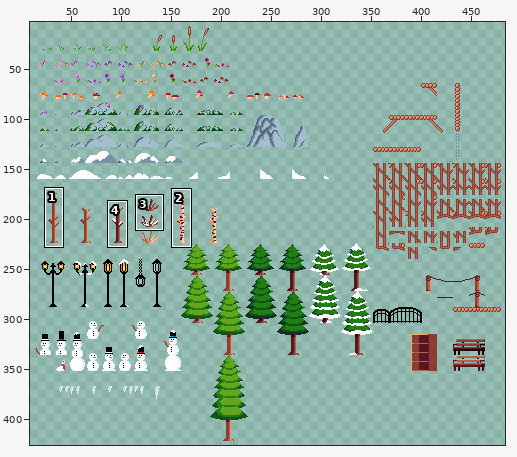
Sprite sheet, stored at Goose with a Scarf/sprites/sprTilesDeco16/layers/e3e90a35-e177-4fa3-9686-92c172d5dfba/3d8272e3-26b5-49f2-a746-c5b7457d81c9.png. The first picture is a wide view before the edit; the outline marks the close-up.
Close-up. As it was:
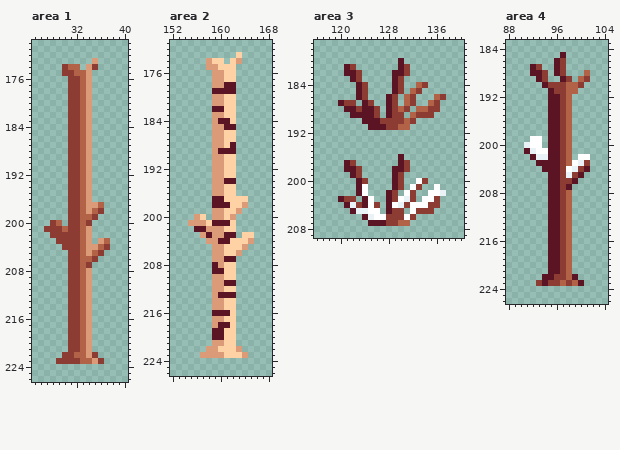
The file is 496x496 pixels. Shown: area 1: x 25..40, y 170..226; area 2: x 152..168, y 171..226; area 3: x 116..140, y 177..209; area 4: x 88..104, y 183..226. The wide view leaves out empty margins. The commit also changed other parts of the picture, which this record leaves out.
After the commit:
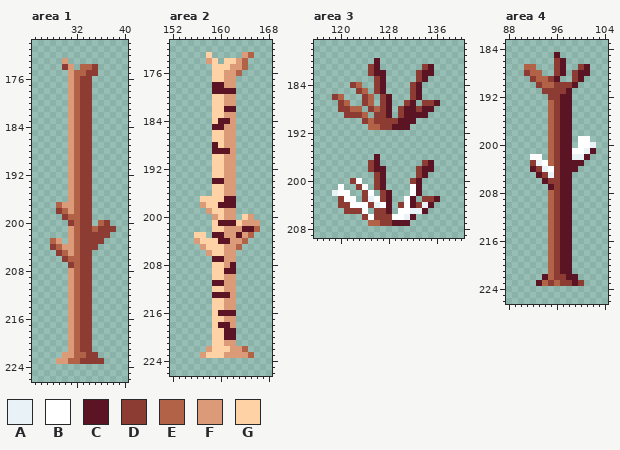
Palette (. is transparent): A #e9f3f7  B #ffffff  C #5a1423  D #8c3c32  E #b26247  F #dc9b78  G #ffd2a5
What changed:
Changed rows in their new state; - is an unchanged pixel.
Area 1:
first column x 27:
173 ---F----.---
174 ----F.EE----
175 ---.F--DD---
176 ----FEDD----
177 ----FEDD----
178 ----FEDD----
179 ----FEDD----
180 ----FEDD----
181 ----FEDD----
182 ----FEDD----
183 ----FEDD----
184 ----FEDD----
185 ----FEDD----
186 ----FEDD----
187 ----FEDD----
188 ----FEDD----
189 ----FEDD----
190 ----FEDD----
191 ----FEDD----
192 ----FEDD----
193 ----FEDD----
194 ----FEDD----
195 ----FEDD----
196 ----FEDD----
197 --EFFEDD..--
198 --DEFEDD..--
199 ---DEEDD.---
200 -..--ED--ED-
201 ....FEDDEDDD
202 -...FEDDDDD-
203 -EF.FEDDDD.-
204 -DEFFEDDD..-
205 --DEFEDD..--
206 ---DEEDD.---
207 -----ED-----
208 ----FEDD----
209 ----FEDD----
210 ----FEDD----
211 ----FEDD----
212 ----FEDD----
213 ----FEDD----
214 ----FEDD----
215 ----FEDD----
216 ----FEDD----
217 ----FEDD----
218 ----FEDD----
219 ----FEDD----
220 ----FEDD----
221 ----FEDD----
222 ---FF--D----
223 --FFEEDDD---
Area 2:
first column x 155:
173 ---G----.FE-
174 -----.G--E--
175 ---.G--FFE--
176 ----GGFFE---
177 ----GGFF----
178 ----CCFF----
180 ----GGFF----
181 ----GGFF----
182 ----GGCC----
183 ----GGFF----
184 ----G--F----
185 ----CCFF----
186 ----GGFF----
187 ----GGFF----
188 ----CGFF----
189 ----C--F----
190 ----GGFF----
191 ----GGFF----
192 ----GGFF----
193 ----GGFF----
194 ----CCFF----
195 ----GGFF----
196 ----GGFF----
197 --GGGGCC..--
198 --FGG--C..--
199 ---FGGFF.---
200 -..--GF--GF-
201 ....G--CGFFF
202 -...GGFFFCCE
203 -GG.CCFFCFE-
204 -FGGG--FFE.-
205 --FGGGFFE.--
206 ---FGGFF.---
207 ----CCFF----
208 ----GGFC----
209 ----GGCC----
210 ----GGFF----
211 ----CCFF----
212 ----GGFF----
213 ----C--F----
214 ----GGFF----
215 ----GGFF----
216 ----G--C----
217 ----GGFF----
218 ----G--F----
219 ----GGCC----
220 ----GGCC----
221 ----GGFF----
222 ----G--F-E--
223 ---GGGFFF-E-
Area 3:
first column x 119:
180 -------C---.-------
181 --..--DC---..--DC--
182 --...-DCC-...-DCC--
183 ---..--DC-..--DC---
184 ---DE.-DC-..-DC.---
185 ----DE-DC-..-DC----
186 DE--.-E-D-.-.-C--..
187 -DE.-DE-D-.-DC-DDC-
188 -DDEE.DED-.DCCDCC.-
189 --DDDE.-D-.-CCCC.--
190 -----DED---CCC-----
191 ------EED-CCC------
first column x 119:
196 -------C---.-------
197 --..--DC---..--DC--
198 --...-DCC-...-DCC--
199 ---..--DC-..--DC---
200 ---DB.-DC-..-DC.---
201 -B--D--DC-..--C--.-
202 ABB-.DB-D-.-.BC-...
203 -DBB-DABD-..BC-DDC-
204 -DDBBBDAB-.DBCDAC.-
205 --DDDB.DD-.BBAAC.--
206 -----DBDD-BBAC-----
207 ------EED-CCC------
Area 4:
first column x 91:
185 -----C.-----
186 -----DC-----
187 EE.--DC--DC-
188 DEE.-DC-DCC-
189 -DEEDC..DC.-
190 --DEE--DC.--
191 ---DD--C.---
192 ----DDCC----
193 ----EDCC----
194 ----EDCC----
195 ----EDCC----
196 ----EDCC----
197 ----EDCC----
198 ----EDCC----
199 -..-EDCC-BB-
200 ...-EDCC-BBA
201 ....EDCCBBAC
202 -BB.EDCCAAC-
203 -DABEDCCCC.-
204 -CDABDCCC..-
205 --CDADCC..--
206 ---CDDCC.---
207 -----DC-----
208 ----EDCC----
209 ----EDCC----
210 ----EDCC----
211 ----EDCC----
212 ----EDCC----
213 ----EDCC----
214 ----EDCC----
215 ----EDCC----
216 ----EDCC----
217 ----EDCC----
218 ----EDCC----
219 ----EDCC----
220 ----EDCC----
221 ----EDCC----
222 ----E--C----
223 --CE-ED-CD--
